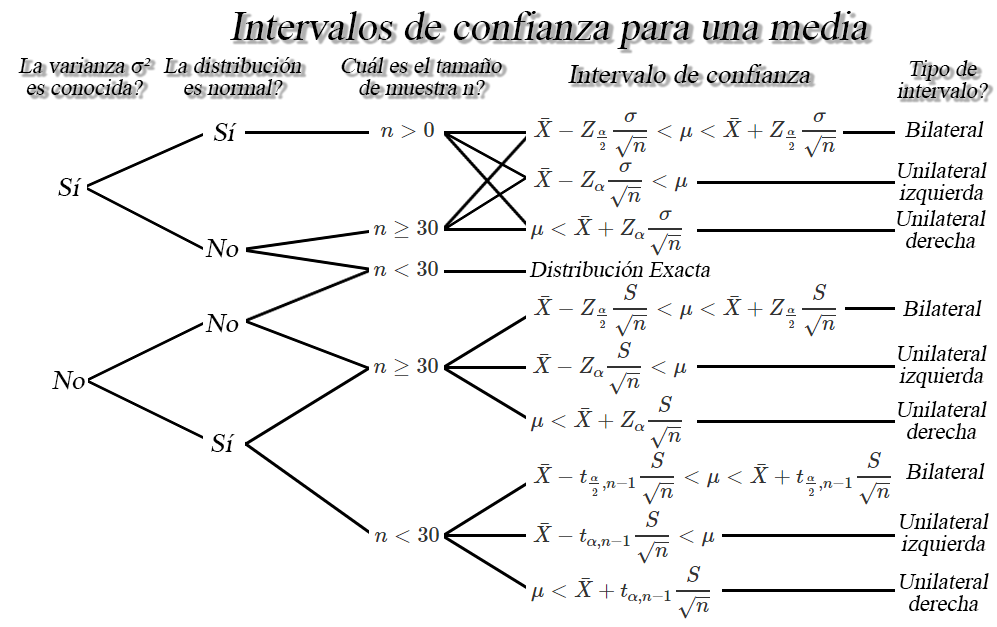
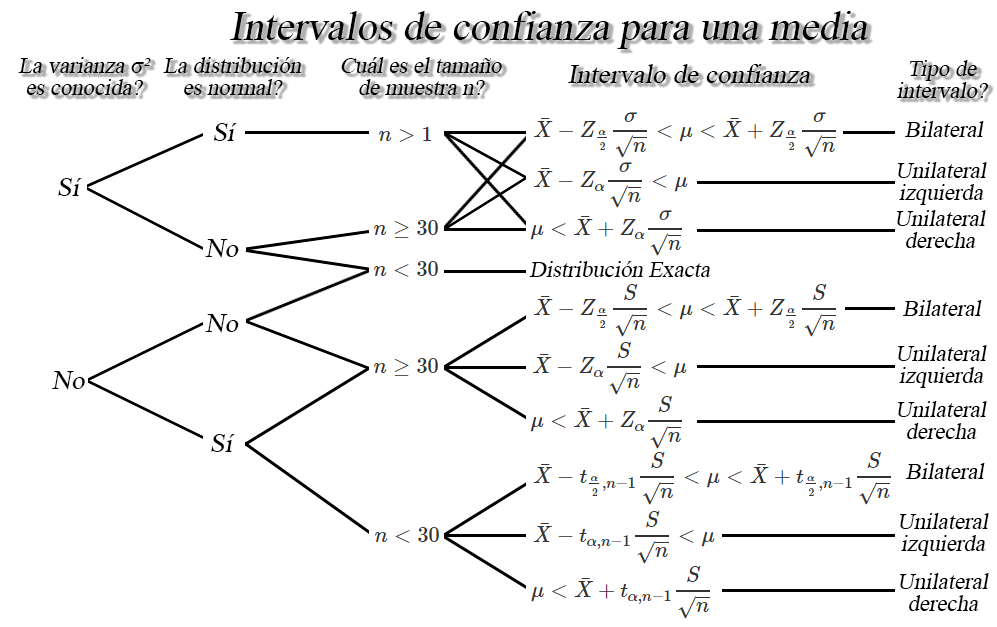
Layered file, before and after one edit (w=997, h=627). Changes by layer:
renamed "Capa 5" to "Capa 19", painted on it over <box>378,122,435,142</box>
